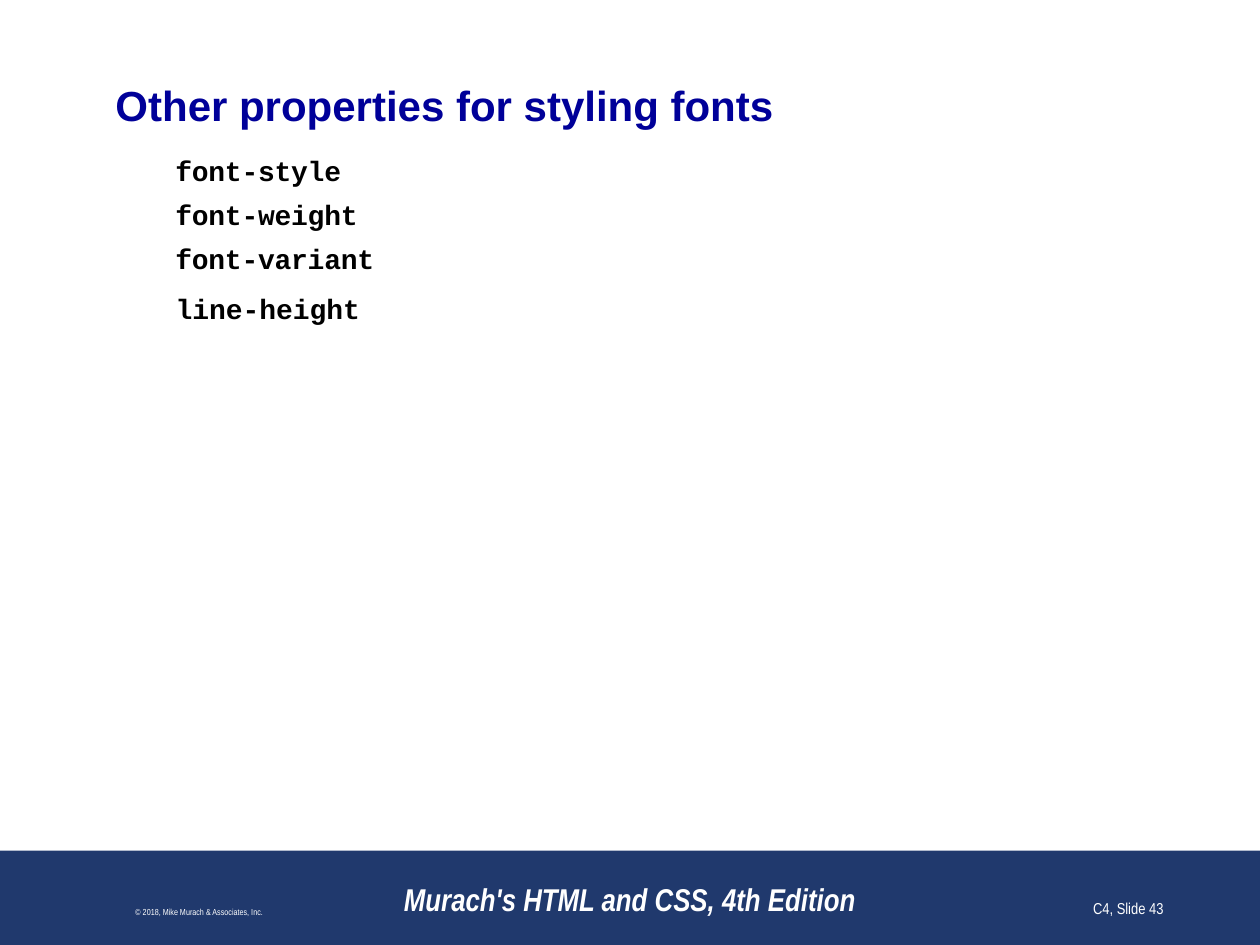
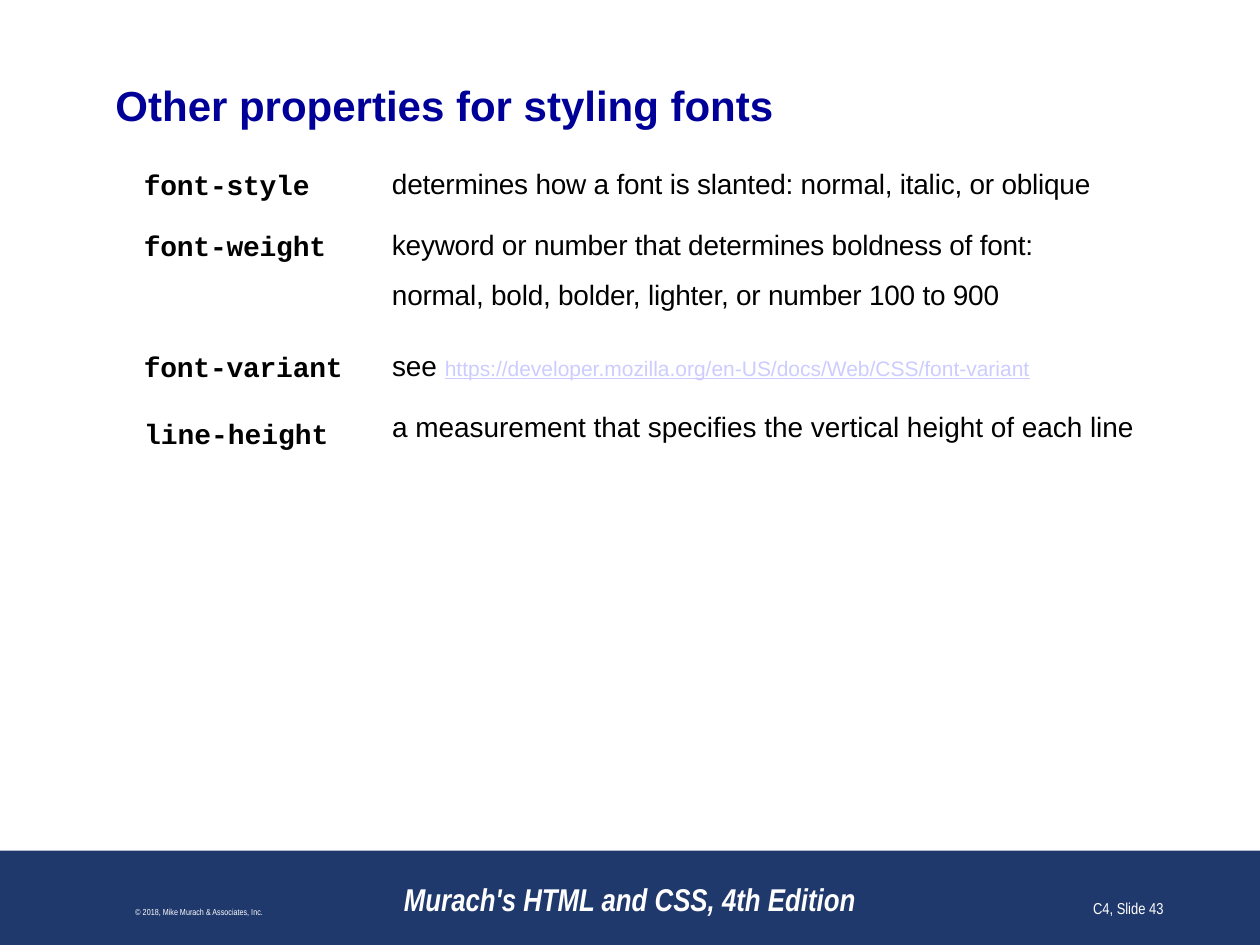
Before and after one commit to paulsmithkc/awd1000_base_lab_and_homework, a slide deck: slide 43 of murach_html_4e/slides/Chapter 4 slides (Revised).pptx. Drawn at 1260x945 pixels with LibreOffice and Linux fonts; fonts in the diff are those of the drawing; background and template pictures are left out. Boxes give left, top, right and bottom in pixels: in the first picture for what was removed or moved away, otherwise in the second. Text is boxed around its words. In the diff, an @@ line names an element or a change of style, - is before the commit and + after.

```diff
--- a/murach_html_4e/slides/Chapter 4 slides (Revised).pptx
+++ b/murach_html_4e/slides/Chapter 4 slides (Revised).pptx
@@ text "font-style": place and size @@
-text "font-style" at [175,161,374,325]
+text "font-style" at [144,175,343,450]
@@ text "font-style" at [144,175,343,450]: line spacing 1 to 1.5 @@
@@ text added at [392,173,1091,311], 16 pt, text #000000 @@
+determines how a font is slanted: normal, italic, or oblique
+keyword or number that determines boldness of font: normal, bold, bolder, lighter, or number 100 to 900
@@ text added at [392,361,1133,442], 12 pt, text #CCCCFF, underline @@
+see https://developer.mozilla.org/en-US/docs/Web/CSS/font-variant
+a measurement that specifies the vertical height of each line
```
Also in this commit, not shown: 20 other slides changed, 1 slide added, 5 slides removed.
